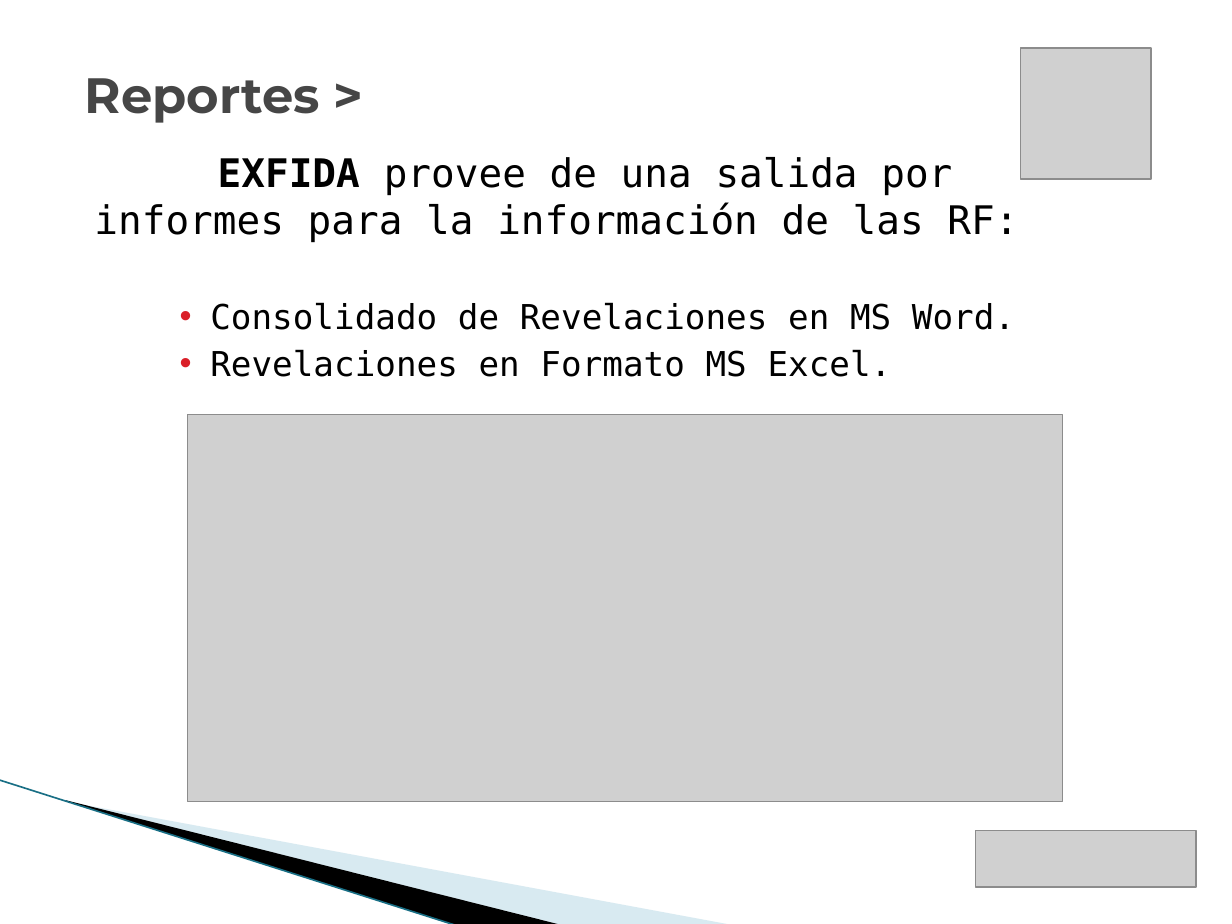
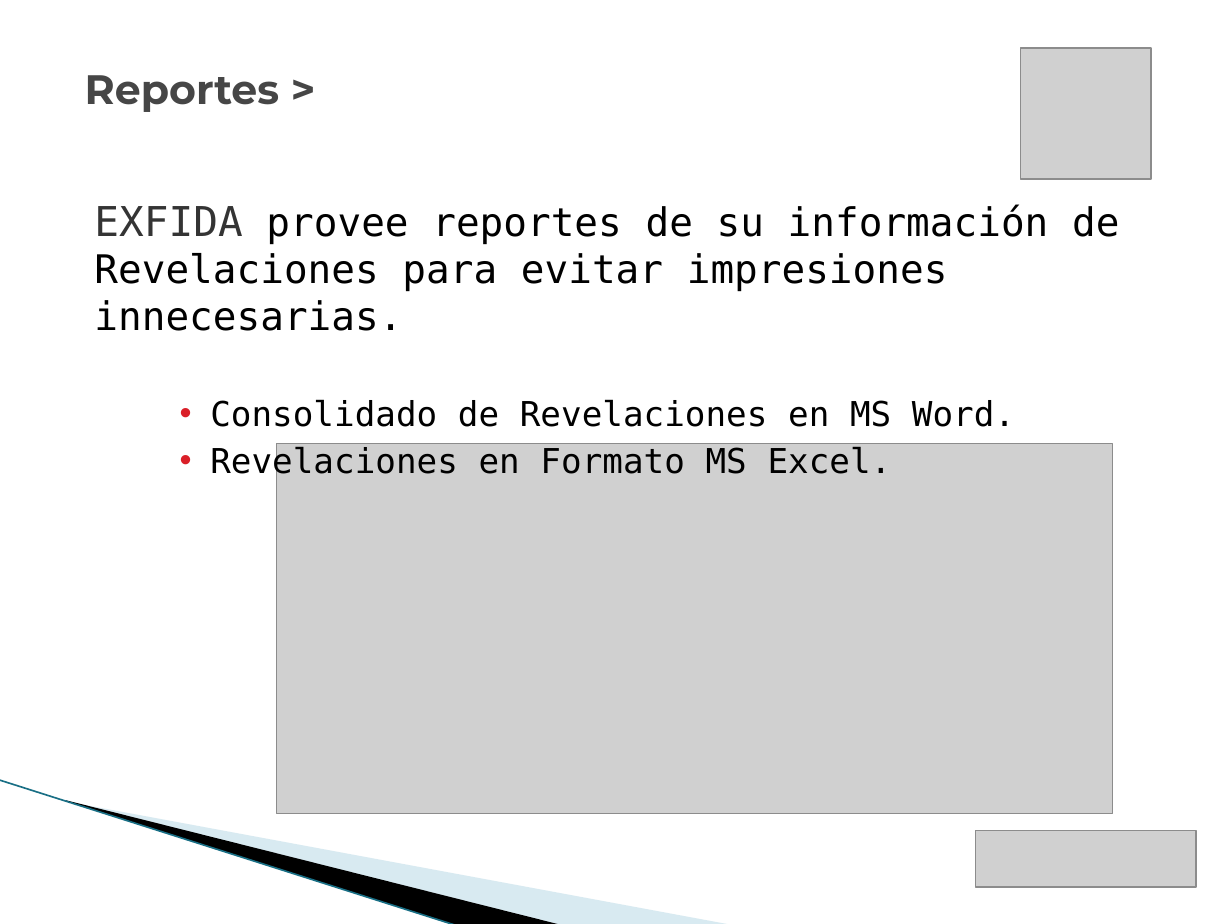
Before and after one commit to vicky1404/rev-ii, a slide deck: slide 18 of docs/comercial/brochure_2.pptx (slide 17 before the commit). Drawn at 1232x924 pixels with LibreOffice and Linux fonts; fonts in the diff are those of the drawing; grey boxes stand for pictures; background and template pictures are left out. Boxes give left, top, right and bottom in pixels: in the first picture for what was removed or moved away, otherwise in the second. Text is boxed around its words. In the diff, an @@ line names an element or a change of style, - is before the commit and + after.

```diff
--- a/docs/comercial/brochure_2.pptx
+++ b/docs/comercial/brochure_2.pptx
@@ text "Reportes >" at <box>85,75,280,112</box>: size 29 to 24 pt @@
@@ text at <box>94,204,1119,331</box>: text changed @@
-EXFIDA provee de una salida por informes para la información de las RF:
+EXFIDA provee reportes de su información de Revelaciones para evitar impresiones innecesarias.
@@ picture: place and size @@
-picture at <box>187,415,1062,802</box>
+picture at <box>276,444,1112,813</box>
```
Also in this commit, not shown: 17 other slides changed, 2 slides added, 1 slide removed, 1 other file.
